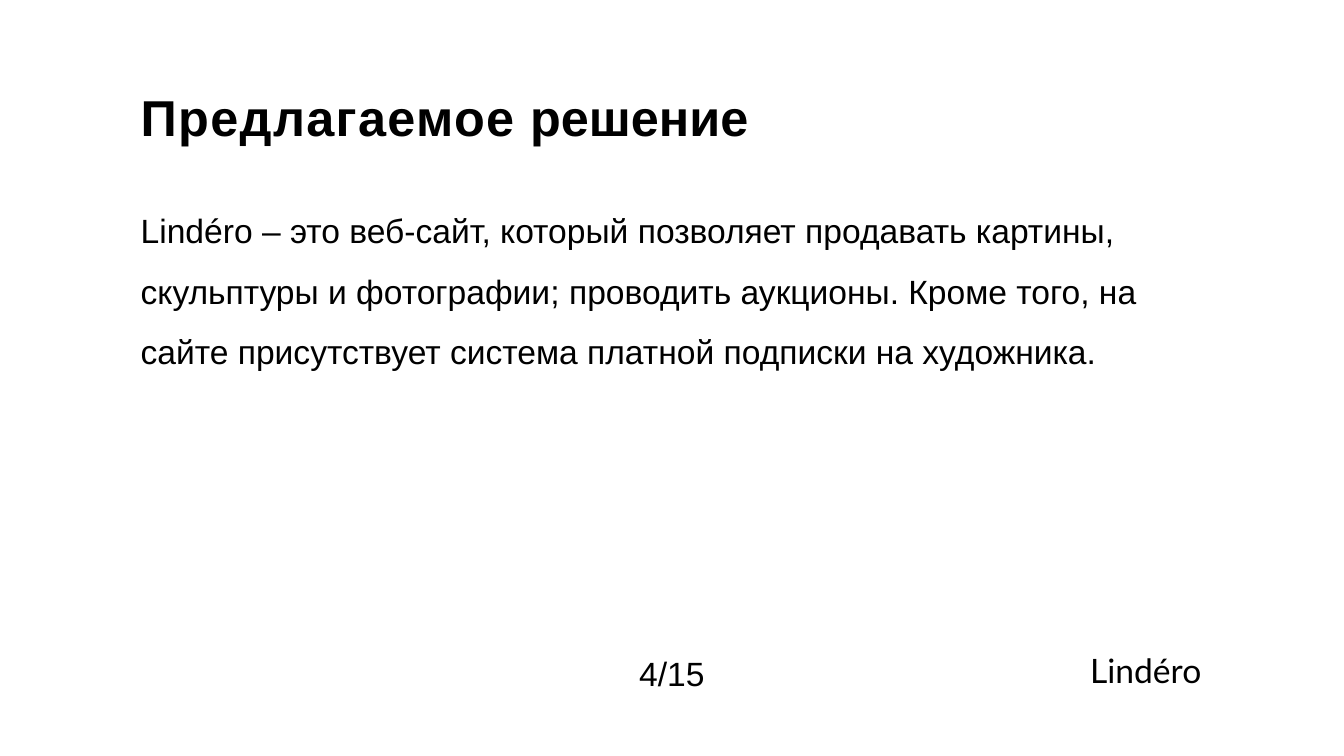
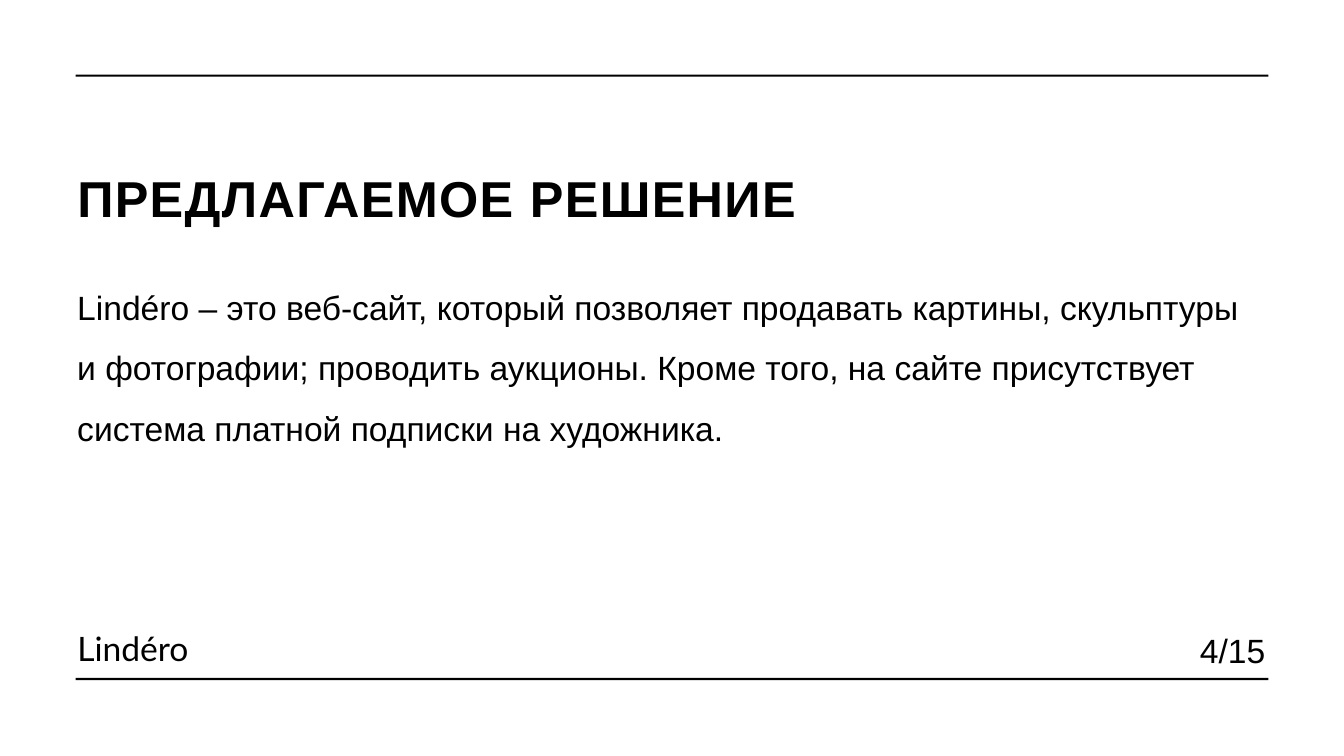
Before and after one commit to raiden-20/online_gallery, a slide deck: slide 4 of Документация/Презентация/Презентация.pptx. Drawn at 1344x756 pixels with LibreOffice and Linux fonts; fonts in the diff are those of the drawing. Boxes give left, top, right and bottom in pixels: in the first picture for what was removed or moved away, otherwise in the second. Text is boxed around its words. In the diff, an @@ line names an element or a change of style, - is before the commit and + after.

```diff
--- a/Документация/Презентация/Презентация.pptx
+++ b/Документация/Презентация/Презентация.pptx
@@ line added from (76, 76) to (1268, 76), #000000 1.5 pt @@
@@ text at [77, 181, 796, 227]: text changed @@
-Предлагаемое решение
+ПРЕДЛАГАЕМОЕ РЕШЕНИЕ
@@ text "Lindéro – это веб-сайт, который ..." rewrapped from [141, 218, 1136, 371] to [77, 295, 1238, 448] @@
@@ text "4/15": place and size @@
-text "4/15" at [639, 661, 704, 687]
+text "4/15" at [1200, 638, 1265, 664]
@@ text "Lindéro": place and size @@
-text "Lindéro" at [1090, 658, 1201, 684]
+text "Lindéro" at [77, 636, 188, 662]
@@ line added from (76, 680) to (1268, 680), #000000 1.5 pt @@
```
Also in this commit, not shown: 12 other slides changed, 2 slides added, 2 slides removed, 1 other file.
